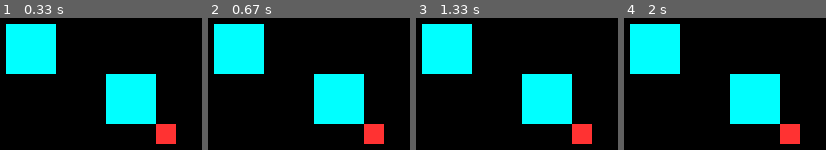
Above: before the commit, frames 1-4 (left to right).
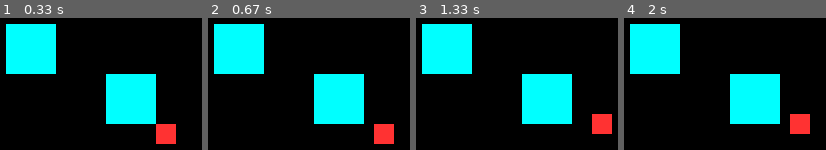
Above: after the commit, the same moments.

Repository: slalomsquid/2DShooter
Game: pygame game, started from main.py
Same seed, same stepped clock (60 frames per second), same inputs: the game is played once before the commit and once after it.
Inputs:
- Up to frame 1 (0.33 s): no input
- Up to frame 2 (0.67 s): hold Right from 0.33 s (still down)
- Up to frame 3 (1.33 s): release Right at 0.8 s; hold Up 0.83-1.13 s; hold Right from 1.17 s (still down)
- Up to frame 4 (2 s): release Right at 1.63 s; hold Left from 1.67 s (still down)

Frame 1 is identical in both runs. In frame 2, 1.5% of the frame differs, in the area x 77-93%, y 80-96%; in frame 3, 3.0%, in the area x 77-98%, y 72-96%; in frame 4, 2.3%.

Commit message:
Added todo list

Diff:
--- a/main.py
+++ b/main.py
@@ -45,7 +45,16 @@
                     running = False
                 elif event.key in keybinds.up:
                     # handle up
-                    pass
+                    player.y -= 10
+                elif event.key in keybinds.down:
+                    # handle down
+                    player.y += 10
+                elif event.key in keybinds.left:
+                    # handle left
+                    player.x -= 10
+                elif event.key in keybinds.right:
+                    # handle right
+                    player.x += 10
 
                 # match event.key:
                 #     case keybinds.exit:
Not shown, changed: README.md
